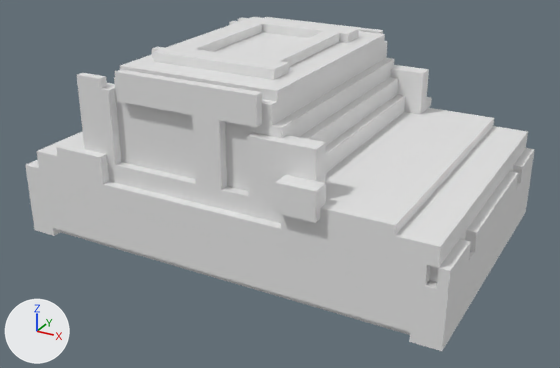
An edit to the glTF model assets/models/veh_car.gltf, drawn before and after from the same camera.
The view is the same before and after, from a 50 mm lens placed at (2.2, -4.1, 1.98), pointed at (0.01, -0.13, -0.01). The axes (+X, +Y, +Z) are drawn at lower left. The lights are the same throughout. The first picture is the older version. Vertices at exactly the same position are counted once.

The first picture shows 'veh_car'.
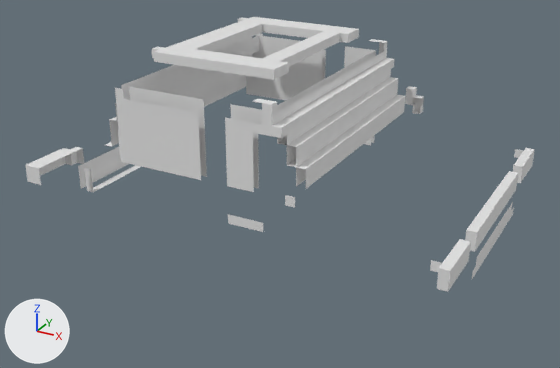
What changed in the scene script:
```text
Change me_veh_car:
    used by ob_veh_car; location = (0.0, 0.0, 0.0)
    remove me_veh_car.from_pydata(...)  # 629 vertices, 888 faces; spans x -1.38..1.36, y -0.96..0.96, z -0.33..0.87
    add me_veh_car.from_pydata(...)  # 300 vertices, 294 faces; spans x -1.38..1.36, y -0.96..0.96, z -0.27..0.87
    me_veh_car part 1: 313 vertices removed from x -1.38..1.36, y -0.96..0.96, z -0.33..0.81
    other edits to the shape of me_veh_car do not show in these pictures
```

Where the change shows, as pixel boxes (x1, y1, x2, y2) in the pictures (560 x 368 px):
'veh_car', reshaped (18% shorter): before (25, 17, 535, 351); after (25, 17, 535, 292)
part 1 of me_veh_car, deleted: before (28, 17, 532, 351)
